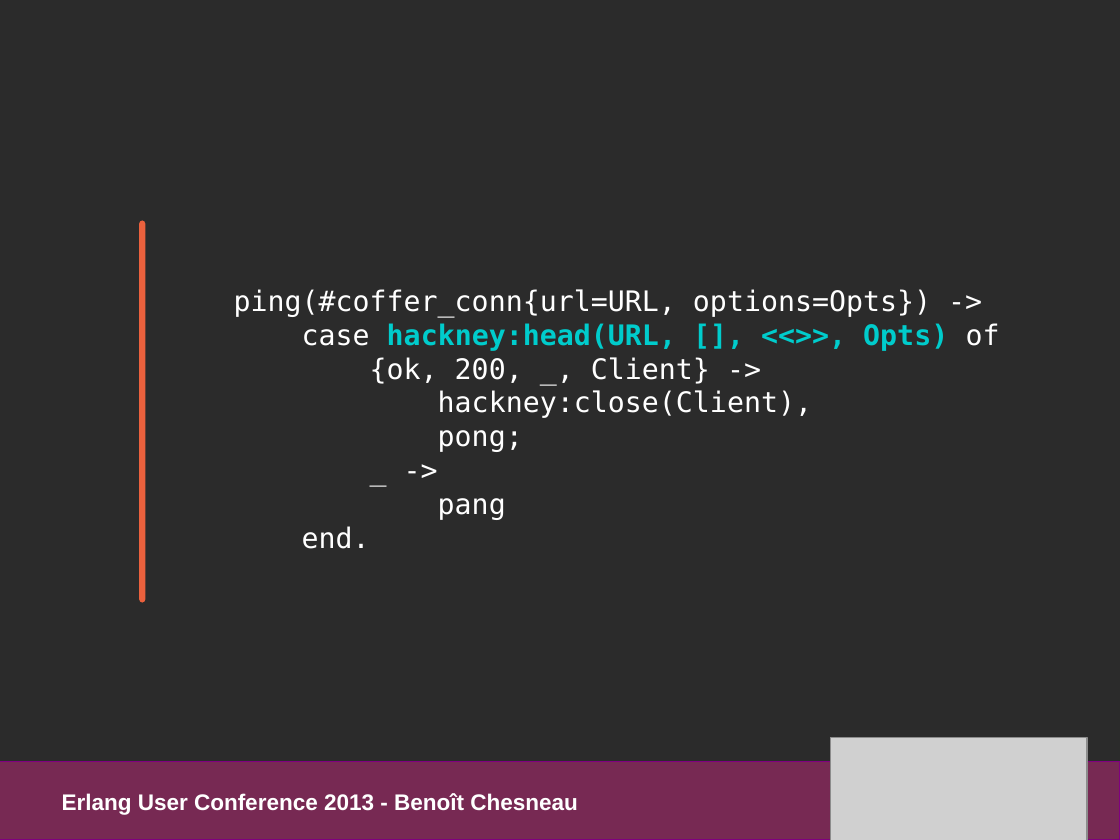
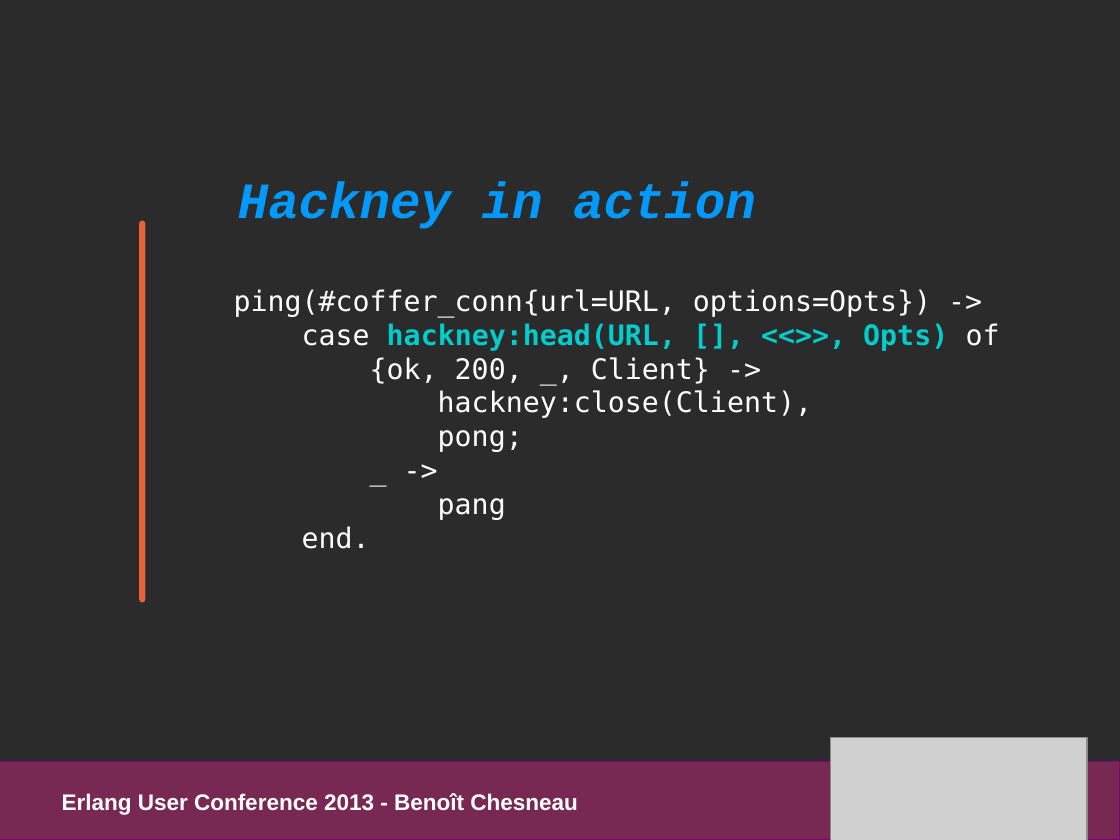
Before and after one commit to refuge/media, a slide deck: slide 19 of slides/pres_refuge_euc2013.odp. Drawn at 1120x840 pixels with LibreOffice and Linux fonts; fonts in the diff are those of the drawing; grey boxes stand for pictures; background and template pictures are left out; a plain dark background stands for a picture behind light text. Boxes give left, top, right and bottom in pixels: in the first picture for what was removed or moved away, otherwise in the second. Text is boxed around its words. In the diff, an @@ line names an element or a change of style, - is before the commit and + after.

```diff
--- a/slides/pres_refuge_euc2013.odp
+++ b/slides/pres_refuge_euc2013.odp
@@ text added at [238, 181, 756, 229], 36 pt, text #0099FF, bold, italic @@
+Hackney in action
```
Also in this commit, not shown: 1 other file.
